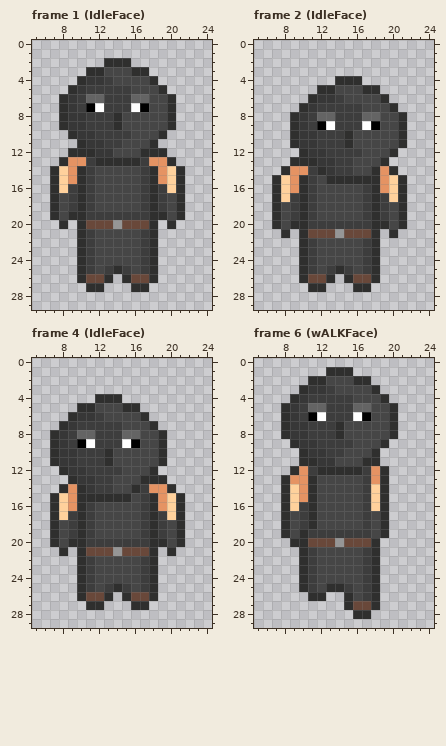
Two states of a pixel-art file, Sprites Sisi/Biggy.aseprite. The picture above was drawn from the file before the commit.
32x32 pixels, 20 frames. Colours within 5 levels of each other are drawn and written as one. Shown: frame 1 (IdleFace): x 5..24, y 0..29; frame 2 (IdleFace): x 5..24, y 0..29; frame 4 (IdleFace): x 5..24, y 0..29; frame 6 (wALKFace): x 5..24, y 0..29. The commit also changed other frames, which this record leaves out.
After the commit:
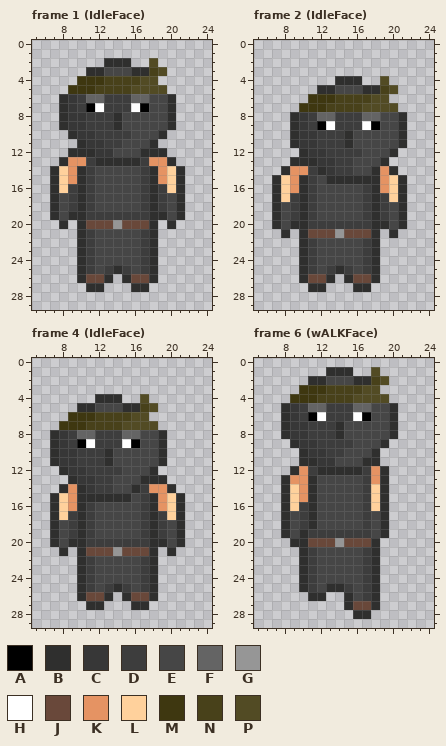
Palette (. is transparent): A #000000  B #2f2f2e  C #373737  D #3d3d3d  E #464646  F #646464  G #969696  H #ffffff  J #69483a  K #e59363  L #ffd19c  M #3e3710  N #48411a  P #524b24
Change:
Frame 1 (IdleFace):
y 2: x 18 . -> P
y 3: x 18..19 .. -> NP
y 4: x 10..18 BCCDEEEEB -> MMMNNNNPP
y 5: x 9..19 BCDDDDDEEEB -> MMMNNNNPPPP
Frame 2 (IdleFace):
y 4: x 19 . -> P
y 5: x 19..20 .. -> NP
y 6: x 11..19 BCCDEEEEB -> MMMNNNNPP
y 7: x 10..20 BCDDDDDEEEB -> MMMNNNNPPPP
Frame 4 (IdleFace):
y 4: x 17 . -> P
y 5: x 17..18 .. -> NP
y 6: x 9..17 BCCDEEEEB -> MMMNNNNPP
y 7: x 8..18 BCDDDDDEEEB -> MMMNNNNPPPP
Frame 6 (wALKFace):
y 1: x 18 . -> P
y 2: x 18..19 .. -> NP
y 3: x 10..18 BCCDEEEEB -> MMMNNNNPP
y 4: x 9..19 BCDDDDDEEEB -> MMMNNNNPPPP
